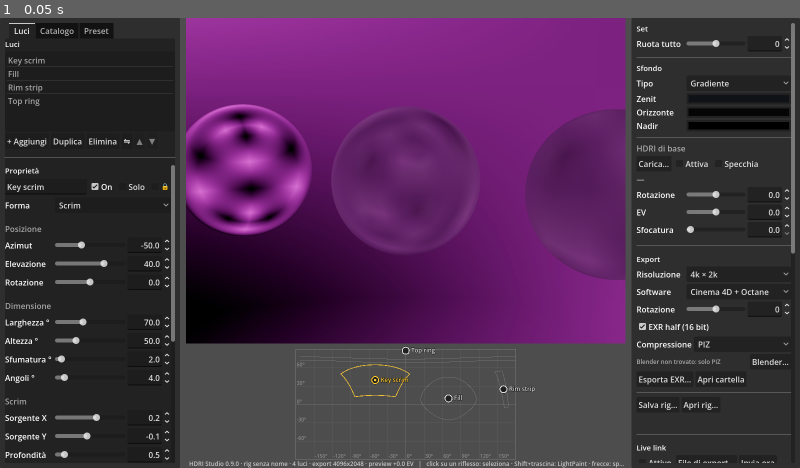
Above: before the commit, frame 1.
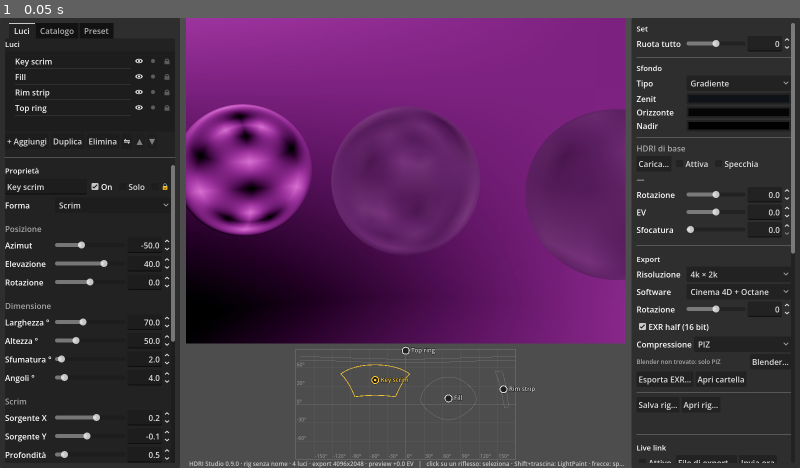
Above: after the commit, the same moment.

Repository: lignazio/hdri-studio
Game: Godot game, scene res://scenes/main.tscn
Two runs of this game, one before a commit and one after it. Both use one fixed random seed, a clock stepped at 60 frames per second and the inputs below.
Inputs:
- Up to frame 1 (0.05 s): no input

The runs differ from the first frame. In frame 1, 0.3% of the frame differs, in the area x 1-22%, y 8-22%.
Error in both runs: Assertion failed: RenderingDevice non disponibile (headless?) (res://bake/baker.gd:47)

Commit message:
Lista luci: icone di stato per riga (occhio/solo/lucchetto, bianca = on, grigia = off) con Tree; riordino e multi-selezione mantenuti
Co-Authored-By: Claude Opus 5 <noreply@anthropic.com>

Diff:
--- a/hdri_studio/scenes/main.gd
+++ b/hdri_studio/scenes/main.gd
@@ -235,6 +235,9 @@
 		_hover_el = el
 		_update_status())
 	light_list.structure_changed.connect(func() -> void: _on_light_changed(true))
+	light_list.state_changed.connect(func() -> void:
+		props.sync_values()
+		_on_light_changed(true))
 	light_list.texture_light_requested.connect(func() -> void: _pick_texture_file(true))
 	props.texture_pick_requested.connect(func() -> void: _pick_texture_file(false))
 	catalog.light_requested.connect(_add_texture_light)
--- a/hdri_studio/tools/ui_smoke.gd
+++ b/hdri_studio/tools/ui_smoke.gd
@@ -545,14 +545,14 @@
 		main.rig.add_light(lx)
 	main.light_list.refresh()
 	await process_frame
-	var r_a: Rect2 = main.light_list.list.get_item_rect(0)
-	var r_d: Rect2 = main.light_list.list.get_item_rect(3)
+	var r_a: Rect2 = main.light_list.item_rect(0)
+	var r_d: Rect2 = main.light_list.item_rect(3)
 	_check(main.light_list._can_drop(r_d.get_center(), {"type": "light_reorder", "indices": [0]}), "la lista accetta il drop di riordino")
 	main.light_list._drop(Vector2(r_d.get_center().x, r_d.end.y - 1.0), {"type": "light_reorder", "indices": [0]})
 	var order: Array = main.rig.lights.map(func(l: RigLight) -> String: return l.name)
 	_check(order == ["B", "C", "D", "A"], "drag A in fondo → %s" % [order])
 	await process_frame # la lista ricalcola i rettangoli delle voci al disegno
-	r_a = main.light_list.list.get_item_rect(0)
+	r_a = main.light_list.item_rect(0)
 	main.light_list._drop(Vector2(r_a.get_center().x, r_a.position.y + 1.0), {"type": "light_reorder", "indices": [1, 2]})
 	order = main.rig.lights.map(func(l: RigLight) -> String: return l.name)
 	_check(order == ["C", "D", "B", "A"], "drag del gruppo C,D in testa → %s" % [order])
--- /dev/null
+++ b/hdri_studio/ui/light_icons.gd
@@ -0,0 +1,50 @@
+class_name LightIcons
+extends RefCounted
+## Icone 16×16 disegnate al volo (bianche; il colore lo dà il Tree): occhio, pallino, lucchetto.
+
+const SIZE := 16
+static var _cache := {}
+
+
+static func eye() -> Texture2D:
+	return _icon("eye", func(x: float, y: float) -> float:
+		# ellisse 12×7 come contorno + pupilla
+		var ex := (x - 8.0) / 6.0
+		var ey := (y - 8.0) / 3.6
+		var r := sqrt(ex * ex + ey * ey)
+		var outline := 1.0 - smoothstep(0.12, 0.3, absf(r - 1.0))
+		var pupil := 1.0 - smoothstep(1.6, 2.4, Vector2(x - 8.0, y - 8.0).length())
+		return maxf(outline, pupil))
+
+
+static func dot() -> Texture2D:
+	return _icon("dot", func(x: float, y: float) -> float:
+		return 1.0 - smoothstep(3.6, 4.6, Vector2(x - 8.0, y - 8.0).length()))
+
+
+static func lock() -> Texture2D:
+	return _icon("lock", func(x: float, y: float) -> float:
+		# corpo: rettangolo 10×7 in basso; archetto: mezzo anello sopra
+		var body := 1.0 if (x >= 3.0 and x <= 13.0 and y >= 7.5 and y <= 14.5) else 0.0
+		var d := Vector2(x - 8.0, y - 7.5).length()
+		var arc := 1.0 - smoothstep(0.7, 1.4, absf(d - 3.4))
+		if y > 7.5:
+			arc = 0.0
+		return maxf(body, arc))
+
+
+static func _icon(key: String, f: Callable) -> Texture2D:
+	if _cache.has(key):
+		return _cache[key]
+	var img := Image.create(SIZE, SIZE, false, Image.FORMAT_RGBA8)
+	for y in SIZE:
+		for x in SIZE:
+			# 4 campioni per pixel per bordi puliti
+			var a := 0.0
+			for sy in 2:
+				for sx in 2:
+					a += f.call(x + 0.25 + 0.5 * sx, y + 0.25 + 0.5 * sy)
+			img.set_pixel(x, y, Color(1, 1, 1, clampf(a / 4.0, 0.0, 1.0)))
+	var tex := ImageTexture.create_from_image(img)
+	_cache[key] = tex
+	return tex
--- a/hdri_studio/ui/light_list_panel.gd
+++ b/hdri_studio/ui/light_list_panel.gd
@@ -1,17 +1,29 @@
 class_name LightListPanel
 extends VBoxContainer
-## Lista delle luci con aggiungi / duplica / elimina.
+## Lista delle luci (Tree): icone per riga — occhio = visibile, pallino = solo, lucchetto = bloccata
+## (bianca = attiva, grigia = off) — multi-selezione, riordino con drag & drop, aggiungi / duplica /
+## elimina / specchia / ▲▼.
+
+const BTN_ENABLED := 0
+const BTN_SOLO := 1
+const BTN_LOCKED := 2
+const COL_ON := Color(1, 1, 1, 0.95)
+const COL_OFF := Color(1, 1, 1, 0.28)
 
 signal selection_changed(index: int)
 ## Tutte le luci selezionate (la primaria è quella passata a selection_changed).
 signal multi_selection_changed(indices: Array)
 ## La struttura del rig è cambiata (luce aggiunta/rimossa/duplicata).
 signal structure_changed()
+## Uno stato (visibile / solo / bloccata) è cambiato da un'icona della lista.
+signal state_changed()
 ## L'utente ha scelto "Texture" dal menu: serve un file (main apre la dialog).
 signal texture_light_requested()
 
 var rig: LightRig
-var list: ItemList
+var list: Tree
+var _root: TreeItem
+var _syncing := false
 var _add_menu: MenuButton
 var _btn_dup: Button
 var _btn_del: Button
@@ -26,19 +38,28 @@
 	title.text = "Luci"
 	title.add_theme_font_size_override("font_size", 15)
 	add_child(title)
-	list = ItemList.new()
+	list = Tree.new()
 	list.size_flags_vertical = Control.SIZE_EXPAND_FILL
 	list.custom_minimum_size.y = 160
-	list.select_mode = ItemList.SELECT_MULTI
+	list.hide_root = true
+	list.columns = 1
+	list.select_mode = Tree.SELECT_MULTI
+	list.allow_reselect = true
+	list.drop_mode_flags = Tree.DROP_MODE_INBETWEEN
 	# riordino trascinando: il dato viaggia come Dictionary, il rilascio sposta la voce (o il gruppo
 	# selezionato) prima o dopo la voce sotto il cursore
 	list.set_drag_forwarding(_drag_data, _can_drop, _drop)
-	list.multi_selected.connect(func(i: int, sel: bool) -> void:
+	list.multi_selected.connect(func(item: TreeItem, _col: int, sel: bool) -> void:
+		if _syncing:
+			return
+		var i: int = item.get_metadata(0)
 		var primary := i if sel else selected_index()
 		selection_changed.emit(primary)
 		multi_selection_changed.emit(selected_indices())
 		_update_buttons())
+	list.button_clicked.connect(_on_button)
 	add_child(list)
+	_root = list.create_item()
 	var row := HBoxContainer.new()
 	add_child(row)
 	_add_menu = MenuButton.new()
@@ -78,51 +99,93 @@
 	refresh()
 
 
-func selected_index() -> int:
-	var sel := list.get_selected_items()
-	return sel[0] if sel.size() > 0 else -1
+func _items() -> Array:
+	return _root.get_children() if _root != null else []
+
+
+func _item(index: int) -> TreeItem:
+	var items := _items()
+	return items[index] if index >= 0 and index < items.size() else null
+
+
+## Rettangolo (in coordinate del Tree) della voce index — usato dai test.
+func item_rect(index: int) -> Rect2:
+	var it := _item(index)
+	return list.get_item_area_rect(it) if it != null else Rect2()
 
 
 func selected_indices() -> Array:
 	var out: Array = []
-	for i in list.get_selected_items():
-		out.append(i)
+	var it := list.get_next_selected(null)
+	while it != null:
+		out.append(it.get_metadata(0))
+		it = list.get_next_selected(it)
 	out.sort()
 	return out
 
 
+func selected_index() -> int:
+	var sel := selected_indices()
+	return sel[0] if sel.size() > 0 else -1
+
+
 func select(index: int) -> void:
-	if index >= 0 and index < list.item_count:
-		list.select(index, true)
-	else:
-		list.deselect_all()
+	_syncing = true
+	list.deselect_all()
+	var it := _item(index)
+	if it != null:
+		it.select(0)
+	_syncing = false
 	_update_buttons()
 
 
 func select_many(indices: Array) -> void:
+	_syncing = true
 	list.deselect_all()
 	for i in indices:
-		if i >= 0 and i < list.item_count:
-			list.select(i, false)
+		var it := _item(i)
+		if it != null:
+			it.select(0)
+	_syncing = false
 	_update_buttons()
 
 
 func refresh() -> void:
 	var prev_all := selected_indices()
+	_syncing = true
 	list.clear()
-	for l in rig.lights:
-		var txt := l.name
-		if not l.enabled:
-			txt += "  (off)"
-		if l.solo:
-			txt += "  [solo]"
-		if l.separate:
-			txt += "  ⇗"
-		if l.locked:
-			txt += "  🔒"
-		list.add_item(txt)
+	_root = list.create_item()
+	for i in rig.lights.size():
+		var l: RigLight = rig.lights[i]
+		var it := _root.create_child()
+		it.set_text(0, l.name + ("  ⇗" if l.separate else ""))
+		it.set_metadata(0, i)
+		it.set_custom_color(0, COL_ON if l.enabled else Color(1, 1, 1, 0.45))
+		it.add_button(0, LightIcons.eye(), BTN_ENABLED, false, "Visibile (H)")
+		it.add_button(0, LightIcons.dot(), BTN_SOLO, false, "Solo")
+		it.add_button(0, LightIcons.lock(), BTN_LOCKED, false, "Bloccata: LightPaint, mappa e frecce non la spostano")
+		it.set_button_color(0, 0, COL_ON if l.enabled else COL_OFF)
+		it.set_button_color(0, 1, COL_ON if l.solo else COL_OFF)
+		it.set_button_color(0, 2, COL_ON if l.locked else COL_OFF)
+	_syncing = false
 	select_many(prev_all)
 	_update_buttons()
+
+
+func _on_button(item: TreeItem, _col: int, id: int, mouse: int) -> void:
+	if mouse != MOUSE_BUTTON_LEFT:
+		return
+	var i: int = item.get_metadata(0)
+	var l: RigLight = rig.lights[i]
+	match id:
+		BTN_ENABLED:
+			l.enabled = not l.enabled
+		BTN_SOLO:
+			l.solo = not l.solo
+		BTN_LOCKED:
+			l.locked = not l.locked
+	refresh()
+	state_changed.emit()
 
 
 func _update_buttons() -> void:
@@ -171,9 +234,10 @@
 
 
 func _drag_data(at_position: Vector2) -> Variant:
-	var i := list.get_item_at_position(at_position, true)
-	if i < 0:
+	var it := list.get_item_at_position(at_position)
+	if it == null:
 		return null
+	var i: int = it.get_metadata(0)
 	var moving: Array = selected_indices() if i in selected_indices() else [i]
 	var preview := Label.new()
 	preview.text = "  ".join(moving.map(func(k: int) -> String: return rig.lights[k].name))
@@ -190,10 +254,11 @@
 	var moving: Array = data["indices"]
 	moving.sort()
 	# destinazione: prima o dopo la voce sotto il cursore (metà superiore / inferiore), altrimenti in fondo
-	var target := list.get_item_at_position(at_position, true)
+	var target_item := list.get_item_at_position(at_position)
 	var insert_at := rig.lights.size()
-	if target >= 0:
-		var r := list.get_item_rect(target)
+	if target_item != null:
+		var target: int = target_item.get_metadata(0)
+		var r := list.get_item_area_rect(target_item)
 		insert_at = target if at_position.y < r.position.y + r.size.y * 0.5 else target + 1
 	var block: Array = []
 	for k in moving:
Not shown, added: hdri_studio/ui/light_icons.gd.uid
Not shown, changed: GUIDA.md
